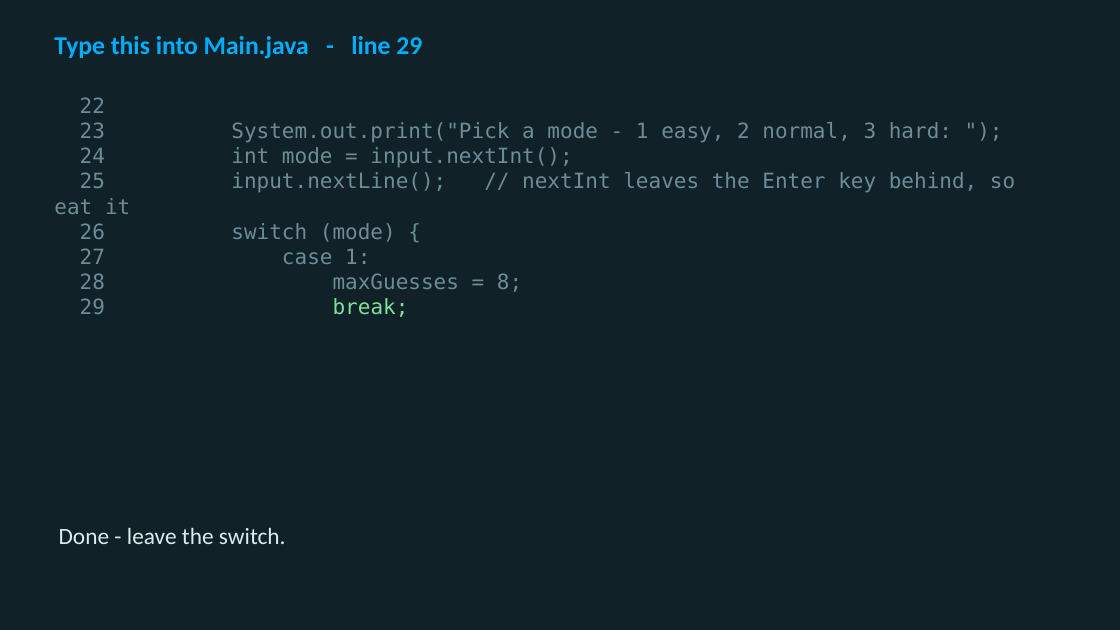
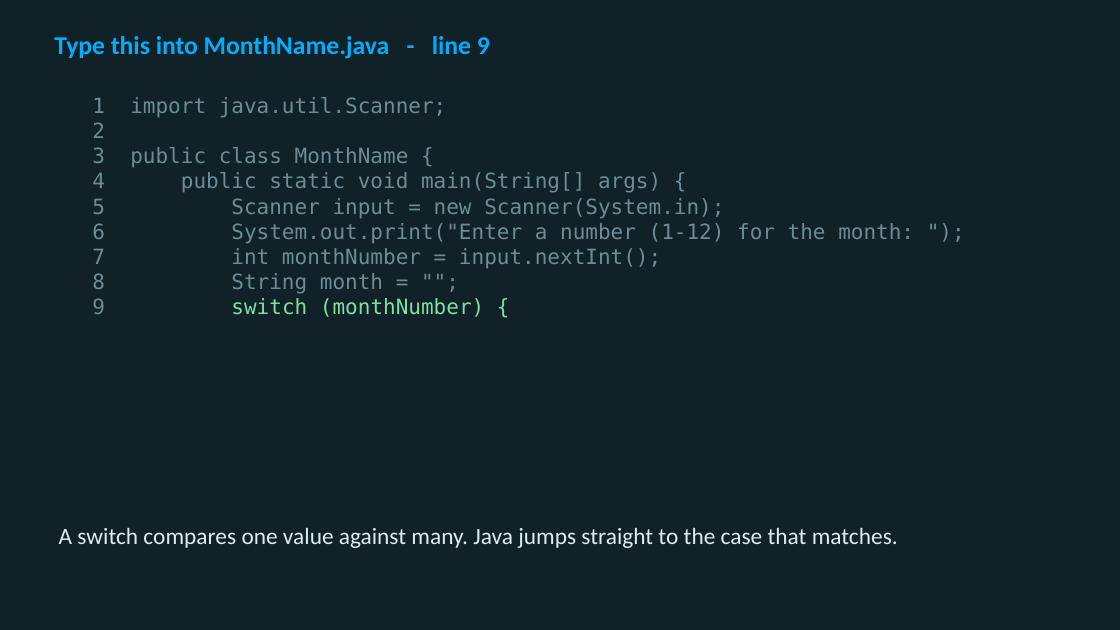
Before and after one commit to utgapps/utgapps.github.io, a slide deck: slide 46 of cs701/slides/week-04.pptx (slide 13 before the commit). Drawn at 1120x630 pixels with LibreOffice and Linux fonts; fonts in the diff are those of the drawing. Boxes give left, top, right and bottom in pixels: in the first picture for what was removed or moved away, otherwise in the second. Text is boxed around its words. In the diff, an @@ line names an element or a change of style, - is before the commit and + after.

```diff
--- a/cs701/slides/week-04.pptx
+++ b/cs701/slides/week-04.pptx
@@ text at (54,36,490,59): text changed @@
-Type this into Main.java - line 29
+Type this into MonthName.java - line 9
@@ text at (92,97,914,317): text changed @@
-22
-23 System.out.print("Pick a mode - 1 easy, 2 normal, 3 hard: ");
-24 int mode = input.nextInt();
-25 input.nextLine(); // nextInt leaves the Enter key behind, so eat it
-26 switch (mode) {
-27 case 1:
-28 maxGuesses = 8;
-29 break;
+1 import java.util.Scanner;
+2
+3 public class MonthName {
+4 public static void main(String[] args) {
+5 Scanner input = new Scanner(System.in);
+6 System.out.print("Enter a number (1-12) for the month: ");
+7 int monthNumber = input.nextInt();
+8 String month = "";
+9 switch (monthNumber) {
@@ text at (59,527,898,548): text changed @@
-Done - leave the switch.
+A switch compares one value against many. Java jumps straight to the case that matches.
```
Also in this commit, not shown: 28 other slides changed, 54 slides added, 9 slides removed, 59 other files.
